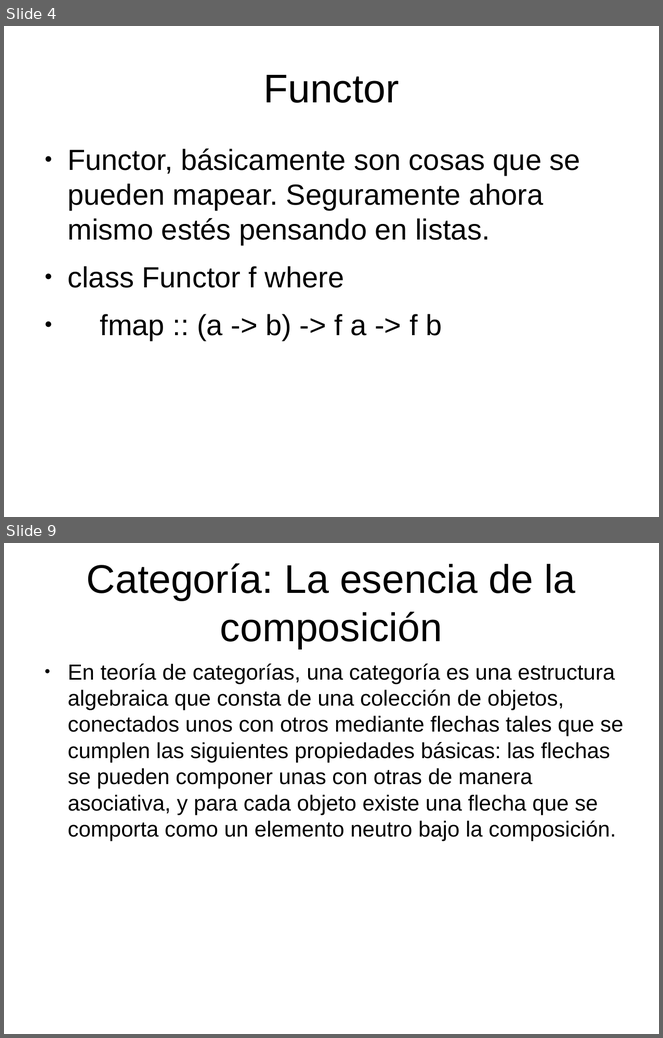
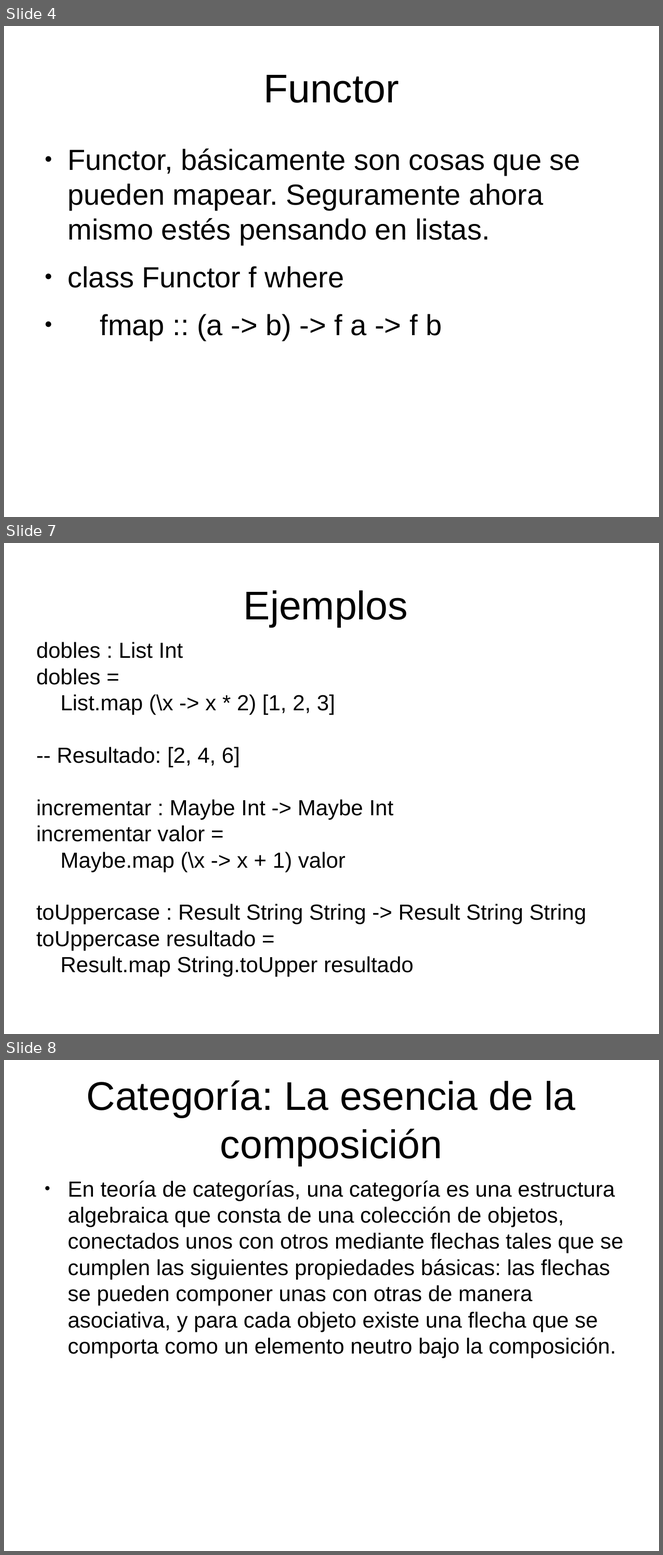
Before and after one commit to totis023/paradigmaUAP2025, a slide deck: funcional/clase5.pptx. Shown one above the other, each under a label of ours: slides 4 and 9 before the commit, slides 4, 7 and 8 after it; the slides between them are not shown. The pictures are 663x1038 and 663x1555 pixels, drawn with LibreOffice and Linux fonts; fonts in the diff are those of the drawing; background and template pictures are left out. Boxes give left, top, right and bottom in pixels: in the first picture for what was removed or moved away, otherwise in the second. Text is boxed around its words. In the diff, an @@ line names an element or a change of style, - is before the commit and + after.

```diff
--- a/funcional/clase5.pptx
+++ b/funcional/clase5.pptx
@@ slide 7 added at bbox=[4, 543, 659, 1034], background picture (left out) @@
@@ title added at bbox=[244, 590, 409, 627], 44 pt, text #000000 @@
+Ejemplos
@@ text added at bbox=[36, 642, 587, 977], 24 pt, text #000000 @@
+dobles : List Int
+dobles =
+List.map (\x -> x * 2) [1, 2, 3]
+-- Resultado: [2, 4, 6]
+incrementar : Maybe Int -> Maybe Int
+incrementar valor =
+Maybe.map (\x -> x + 1) valor
+toUppercase : Result String String -> Result String String
+toUppercase resultado =
+Result.map String.toUpper resultado
@@ what was slide 9 is now slide 8 @@
```
Also in this commit, not shown: 4 slides changed, 3 other slides added, 7 slides removed, 1 other file.
